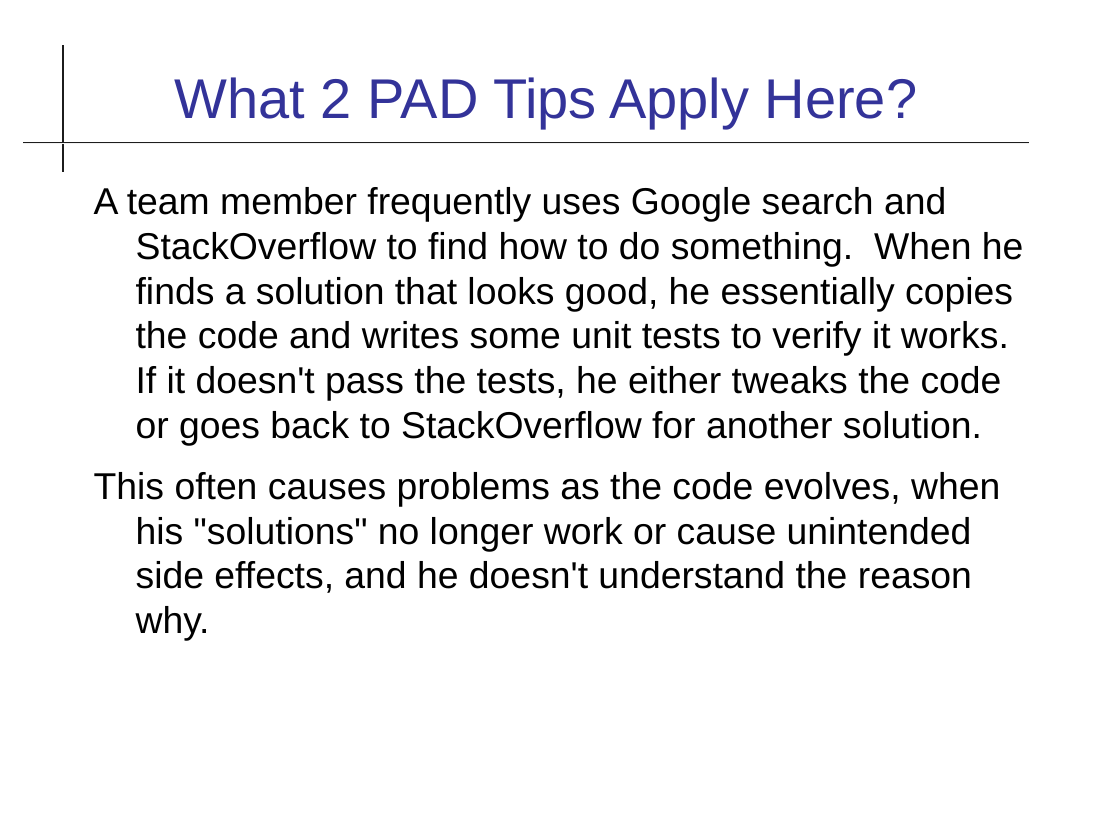
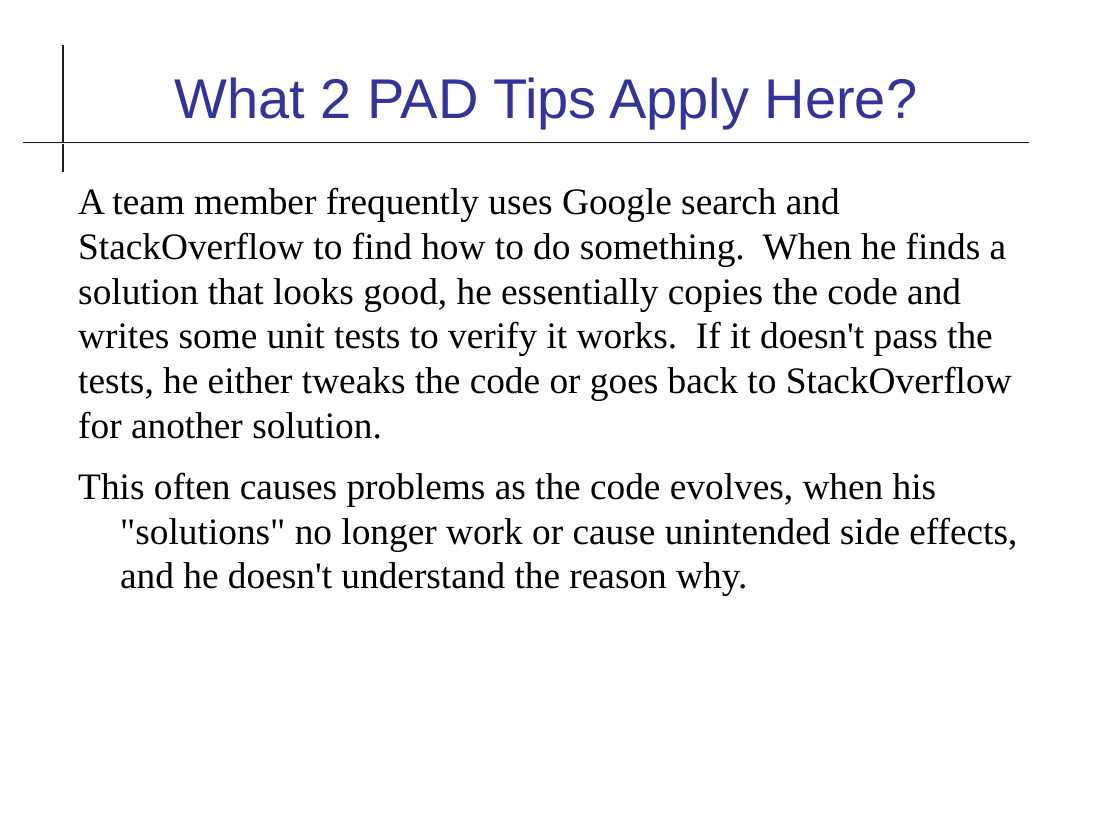
Before and after one commit to cpske/ISP, a slide deck: slide 6 of review/Review-2019.odp. Drawn at 1120x840 pixels with LibreOffice and Linux fonts; fonts in the diff are those of the drawing. Boxes give left, top, right and bottom in pixels: in the first picture for what was removed or moved away, otherwise in the second. Text is boxed around its words. In the diff, an @@ line names an element or a change of style, - is before the commit and + after.

```diff
--- a/review/Review-2019.odp
+++ b/review/Review-2019.odp
@@ text "A team member frequently uses ...": place and size @@
-text "A team member frequently uses ..." at bbox=[94, 187, 1024, 641]
+text "A team member frequently uses ..." at bbox=[78, 187, 1017, 596]
@@ text "A team member frequently uses ..." at bbox=[78, 187, 1017, 596]: font Arial to Times New Roman; indent changed @@
```
Also in this commit, not shown: 6 other slides changed, 6 other files.
